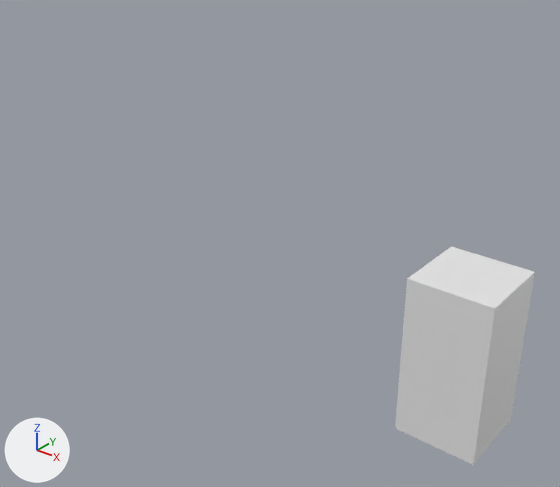
A saved change to the FBX model Assets/Models/Wardrobe.fbx.
Camera for both pictures: a 50 mm camera at (240.0, -563.0, 396.0) aimed at (-203.0, -10.0, 52.0). The lights are fixed; the arrows at lower left show +X, +Y and +Z. The older version comes first. Where no turn or scale is listed for an object, it has been applied to the vertices.
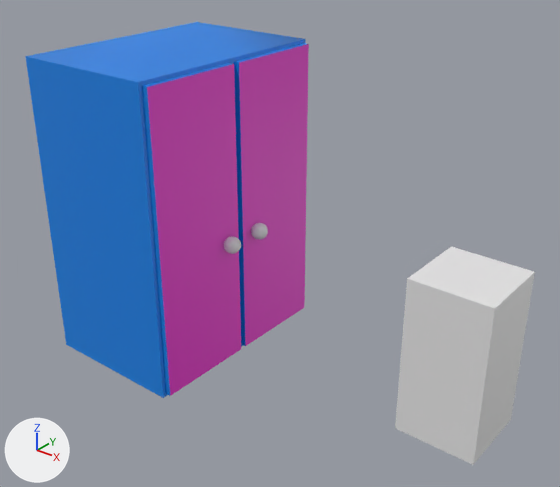
The newer file is also rescaled (x0.01) as a whole; pictures and numbers use the older file's frame.

Diff of the bpy script that builds the scene:
```diff
--- a/Assets/Models/Wardrobe.fbx.py
+++ b/Assets/Models/Wardrobe.fbx.py
@@ mat_material_002 @@
+mat_material_002 = principled_material('Material.002')
+mat_material_002.base_color = (0.757, 0.782, 0.802)  # white #e2e5e7
@@ mat_material_001 @@
+mat_material_001 = principled_material('Material.001')
+mat_material_001.base_color = (0.00355, 0.227, 0.804)  # blue #0c83e8
@@ mat_material_003 @@
+mat_material_003 = principled_material('Material.003')
+mat_material_003.base_color = (0.8, 0.0221, 0.597)  # pink #e729cb
@@ me_icosphere_002 @@
+me_icosphere_002.from_pydata(...)  # 484 vertices, 480 faces; spans x -0.92..0.92, y -0.92..5.32, z -0.93..0.93
+me_icosphere_002.materials.append(mat_material_002)  # white #e2e5e7
@@ me_cube_002 @@
+me_cube_002.from_pydata(...)  # 37 vertices, 33 faces; spans x -103.0..67.0, y -120.0..120.0, z -129.0..206.0
+# faces by material slot: [29, 4]
+me_cube_002.materials.append(mat_material_001)  # blue #0c83e8
+me_cube_002.materials.append(mat_material_003)  # pink #e729cb
@@ ob_icosphere @@
+ob_icosphere = bpy.data.objects.new('Icosphere', me_icosphere_002)
+ob_icosphere.location = (-257.0, 22.0, 39.0)
+ob_icosphere.scale = (-10.0, -10.0, -10.0)
@@ ob_wardrobe @@
+ob_wardrobe = bpy.data.objects.new('Wardrobe', me_cube_002)
+ob_wardrobe.location = (-331.5, 0.0, 21.9)
```

Changed parts and their boxes (x1, y1, x2, y2) in the pictures (560 x 487 px):
'Wardrobe', added
    after: (25, 22, 309, 398)
    faces in mat_material_001 (blue #0c83e8): (25, 22, 307, 398)
    faces in mat_material_003 (pink #e729cb): (147, 44, 309, 396)
'Icosphere', added
    after: (224, 223, 268, 254)
